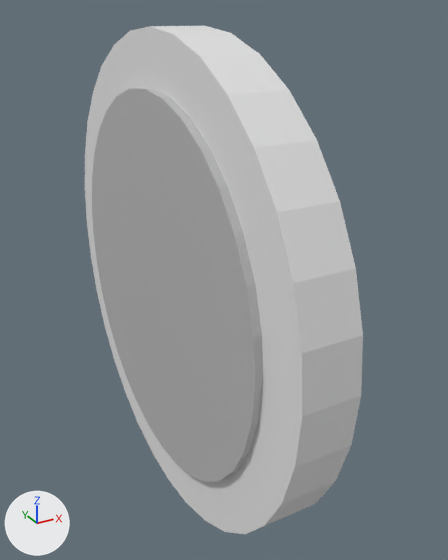
What one commit did to the Blender file Assets/OsaVR/Osa/Prefabs/Resources/Controls/soc_scope/soc_scope.blend.
Rendered twice from a camera (50 mm lens) standing at (-0.194, -0.38, 0.186) and looking at (0.007, -0.014, 0.003). The axes (+X, +Y, +Z) are drawn at lower left. The lights are the same throughout.

The first picture shows '@ViewSurface', 'Outer_Circle'.
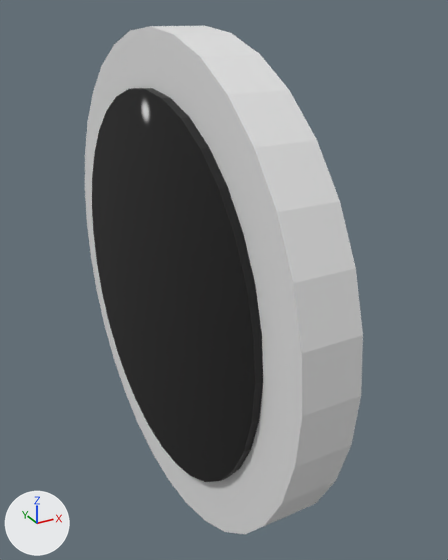
Where the change shows, as pixel boxes [x1, y1, x2, y2] in the pictures (448 x 560 px):
```json
{"object": "@ViewSurface", "change": "surface changed", "before": [92, 88, 263, 482], "after": [92, 88, 263, 482], "on screen": "grey to black"}
```

Edits to the scene script, one JSON object a line:
```json
{"op": "add", "block": "img_untitled_001", "code": ["img_untitled_001 = load_image('Untitled.001', '_unpacked/Untitled.001', 1024, 1024, 'sRGB')"]}
{"op": "remove", "block": "mat_material", "code": "mat_material.base_color = (0.5, 0.5, 0.5)  # grey #bcbcbc"}
{"op": "add", "block": "mat_material", "code": "mat_material.texture = img_untitled_001"}
```
